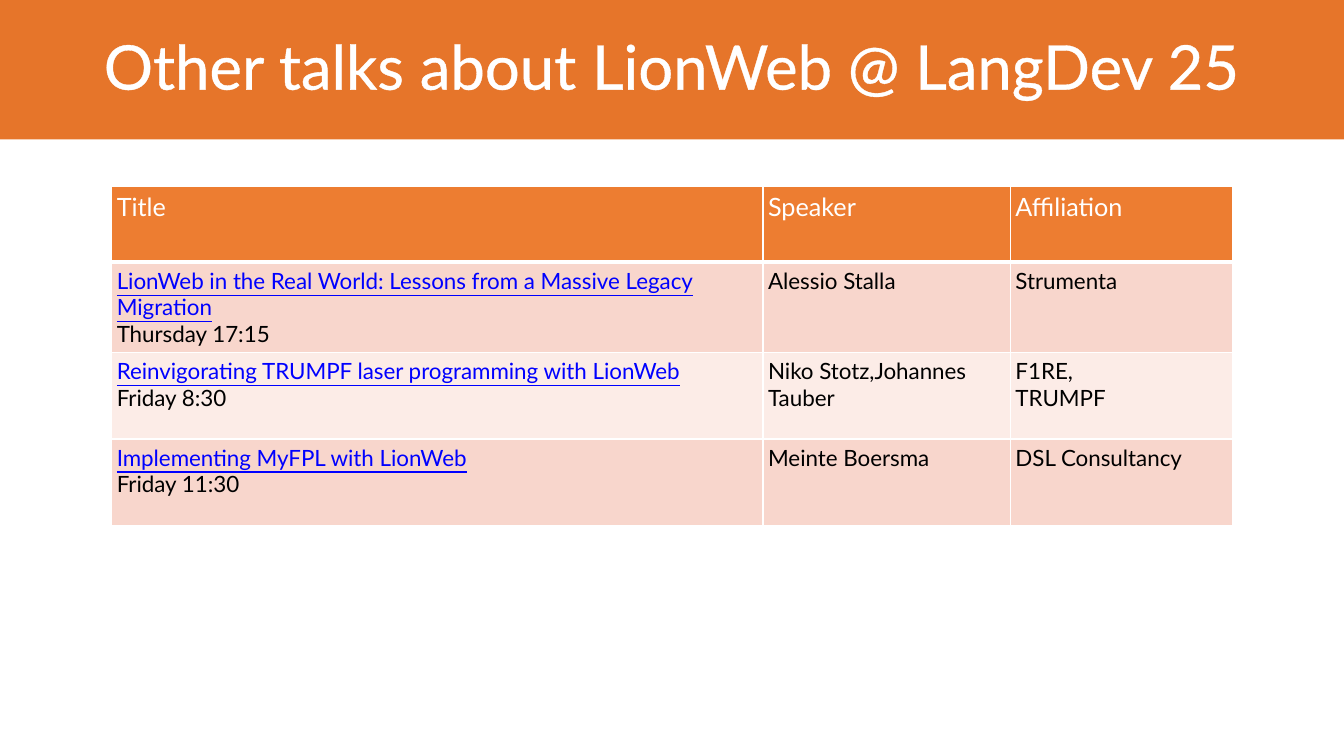
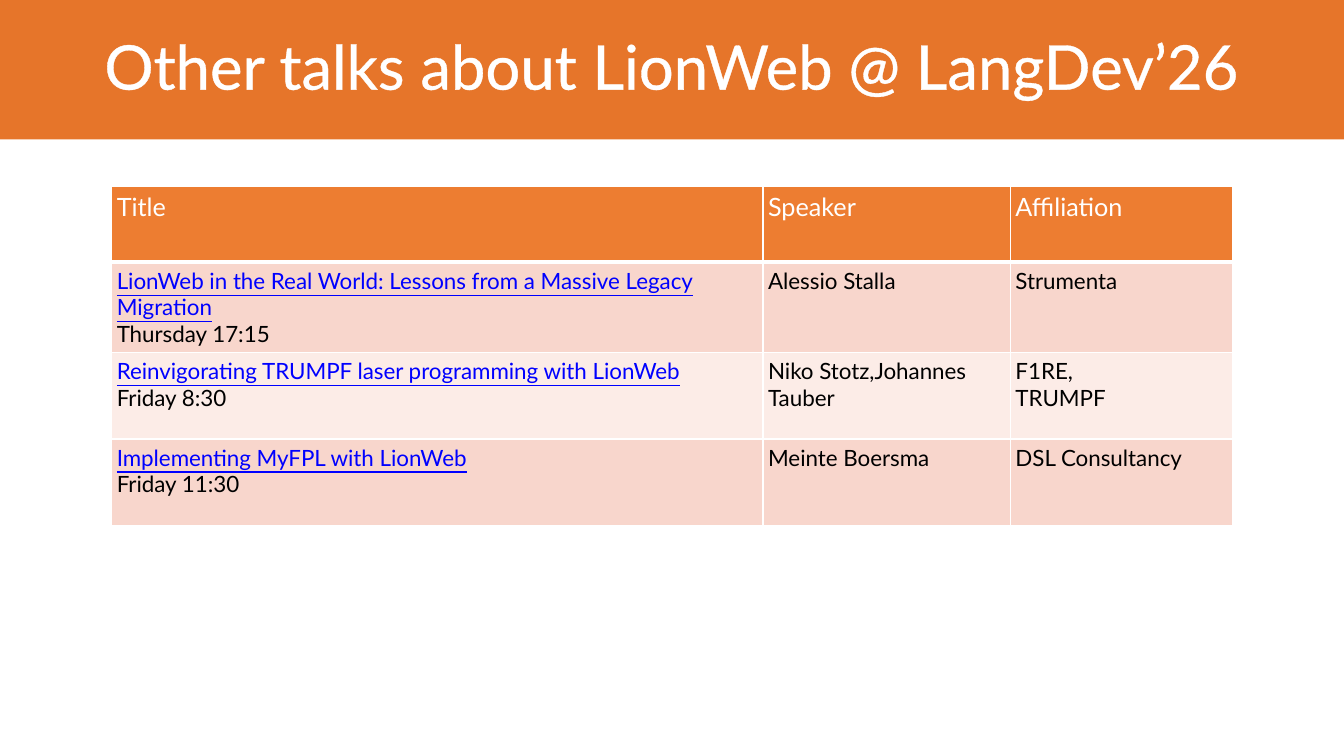
Before and after one commit to LionWeb-io/specification, a slide deck: slide 6 of conference-talks/LangDev/2026/LangDev 2026 Talk.pptx. Drawn at 1344x756 pixels with LibreOffice and Linux fonts; fonts in the diff are those of the drawing; background and template pictures are left out. Boxes give left, top, right and bottom in pixels: in the first picture for what was removed or moved away, otherwise in the second. Text is boxed around its words. In the diff, an @@ line names an element or a change of style, - is before the commit and + after.

```diff
--- a/conference-talks/LangDev/2026/LangDev 2026 Talk.pptx
+++ b/conference-talks/LangDev/2026/LangDev 2026 Talk.pptx
@@ title at (104,42,1239,101): text changed @@
-Other talks about LionWeb @ LangDev 25
+Other talks about LionWeb @ LangDev’26
```
Also in this commit, not shown: 5 other slides changed, 1 slide added, 1 other file.
